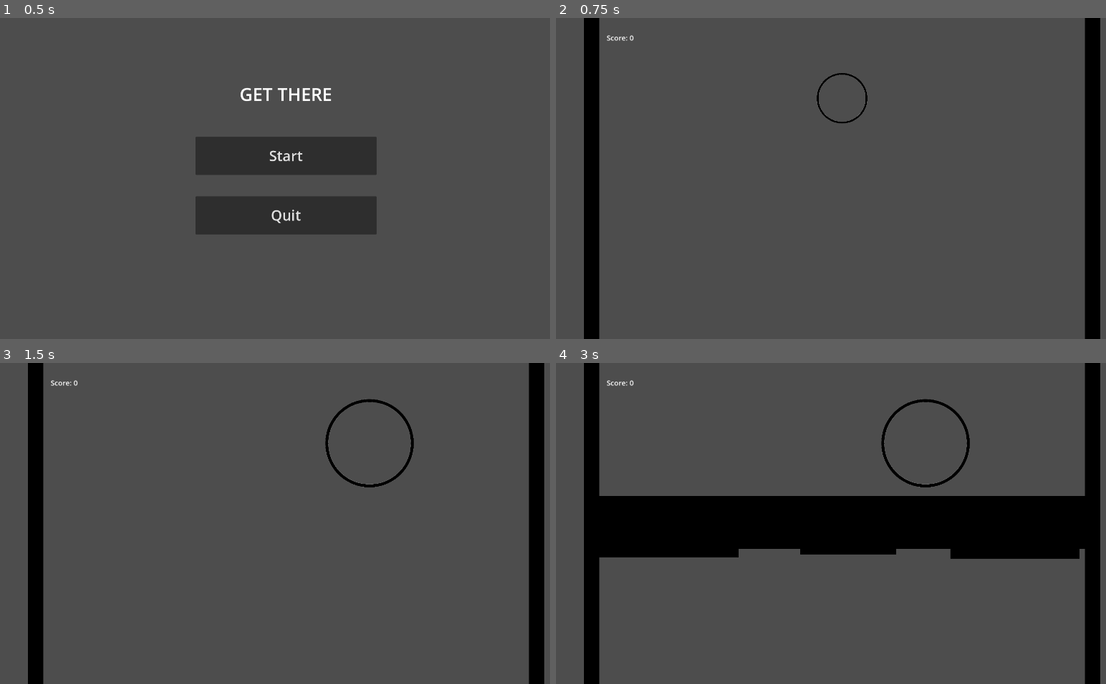
Above: before the commit, frames 1-4 (two rows, left to right).
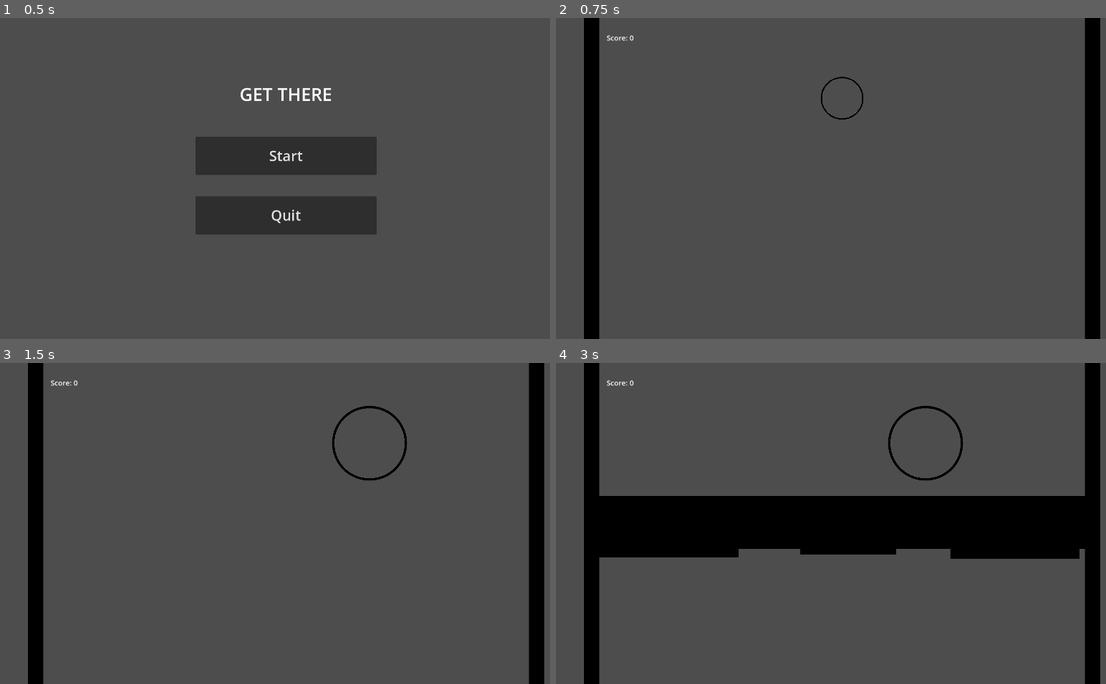
Above: after the commit, the same moments.

Repository: kylietmo/gmtk-2024-game
Game: Godot game, scene res://menus/start_screen/start_screen.tscn
Same seed, same stepped clock (60 frames per second), same inputs: the game is played once before the commit and once after it. Sound files missing from this copy of the repository are replaced by a short silence.
Inputs:
- Up to frame 1 (0.5 s): no input
- Up to frame 2 (0.75 s): click "Start" at 0.5 s
- Up to frame 3 (1.5 s): tap Enter at 1.25 s; hold D (right) from 1.28 s (still down); tap 3 (size_large) at 1.35 s
- Up to frame 4 (3 s): release D (right) at 2.03 s; hold A (left) 2.03-2.78 s; tap 1 (size_small) at 2.1 s; hold D (right) from 2.78 s (still down); tap 3 (size_large) at 2.85 s

Frame 1 is identical in both runs. In frame 2, 0.3% of the frame differs, in the area x 47-57%, y 17-33%; in frame 3, 0.8%, in the area x 59-76%, y 11-39%; in frame 4, 0.8%.

Commit message:
Add player dynamic sizing

Diff:
--- a/src/entities/player/player.gd
+++ b/src/entities/player/player.gd
@@ -5,9 +5,9 @@
 @export var ACCELERATION = Globals.IN_BOUNDS_WIDTH / 5
 @export var DECELERATION = Globals.IN_BOUNDS_WIDTH / 5
 @export var PLAYER_SIZE = Globals.IN_BOUNDS_WIDTH / 25
-@export var LARGE_SIZE_SCALE = 1.75
-@export var MEDIUM_SIZE_SCALE = 1.0
-@export var SMALL_SIZE_SCALE = 0.15
+@export var LARGE_SIZE_SCALE = 1.75 * Globals.IN_BOUNDS_WIDTH / 1980
+@export var MEDIUM_SIZE_SCALE = 1.0 * Globals.IN_BOUNDS_WIDTH / 1980
+@export var SMALL_SIZE_SCALE = 0.15 * Globals.IN_BOUNDS_WIDTH / 1980
 @export var SIZE_TRANSITION_DURATION = 0.1
 @export var SIZE_CHANGE_DURATION = 0.25
 
